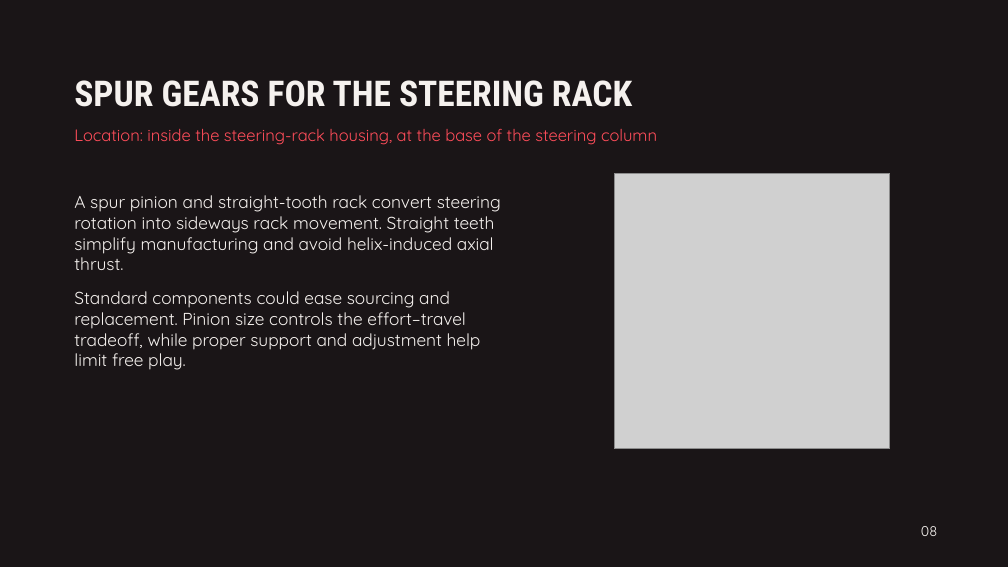
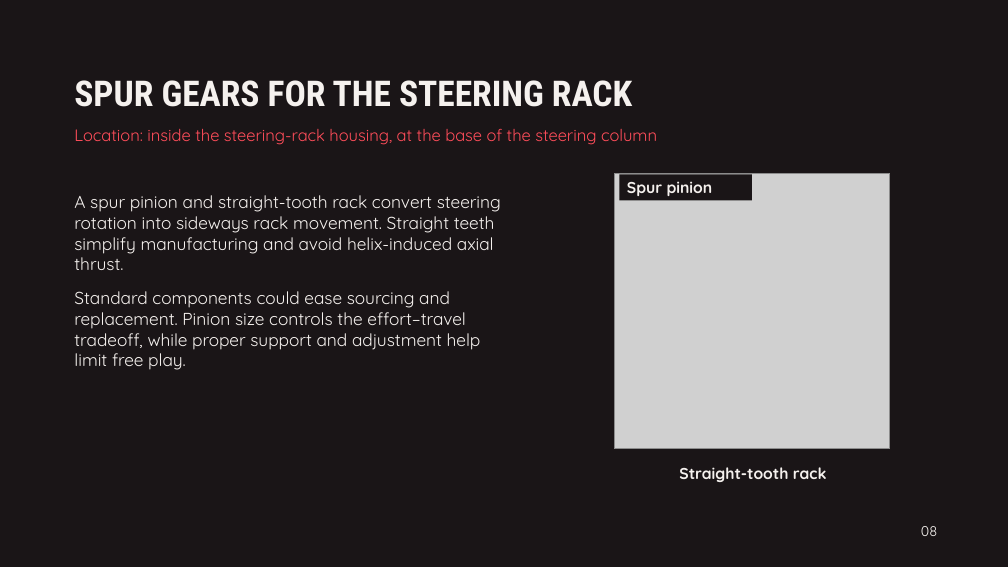
Before and after one commit to Polowater123/Aggie-Baja-Controls-The-A.B.C.-, a slide deck: slide 9 of Concept Portfolio.pptx (slide 8 before the commit). Drawn at 1008x567 pixels with LibreOffice and Linux fonts; fonts in the diff are those of the drawing; grey boxes stand for pictures. Boxes give left, top, right and bottom in pixels: in the first picture for what was removed or moved away, otherwise in the second. Text is boxed around its words. In the diff, an @@ line names an element or a change of style, - is before the commit and + after.

```diff
--- a/Concept Portfolio.pptx
+++ b/Concept Portfolio.pptx
@@ rectangle added at [619,175,752,201], fill #1A1517, 15 pt, text #F5F1EE, bold @@
+Spur pinion
@@ text added at [679,467,827,482], 15 pt, text #F5F1EE, bold @@
+Straight-tooth rack
```
Also in this commit, not shown: 4 other slides changed, 1 slide added.
